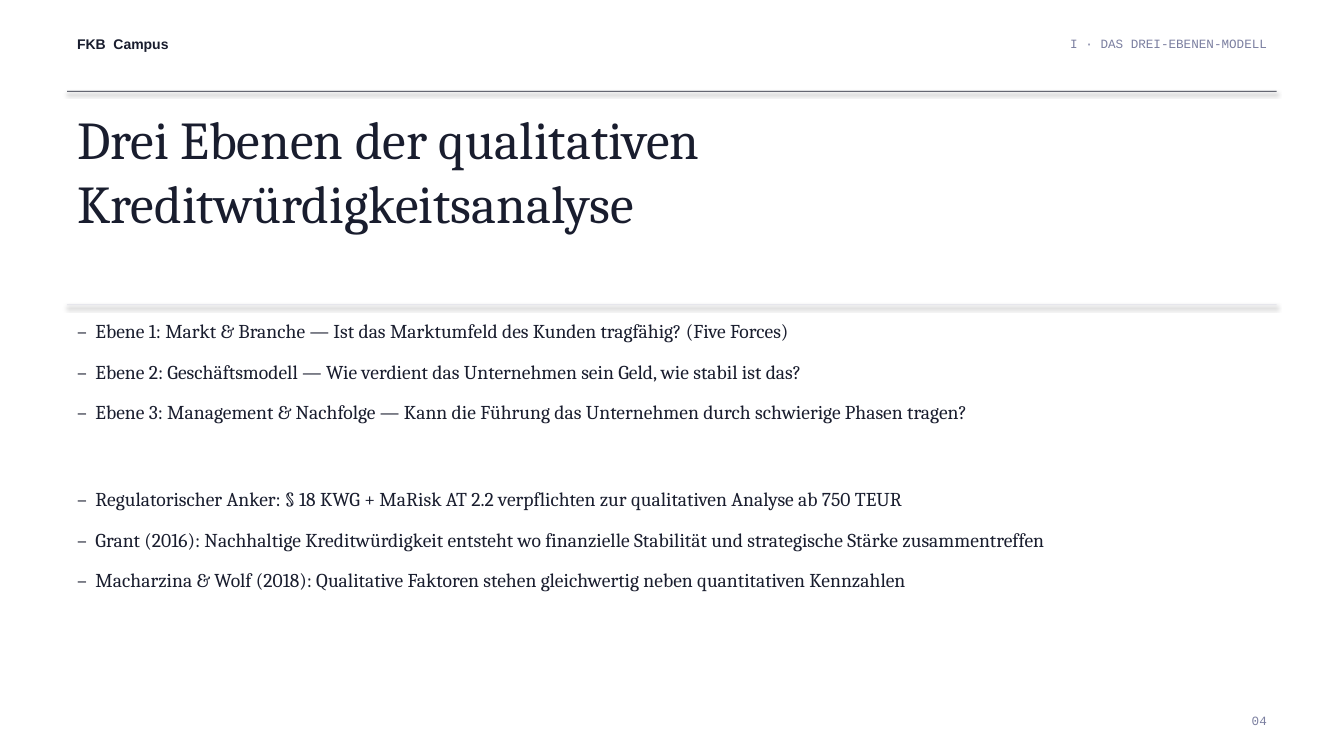
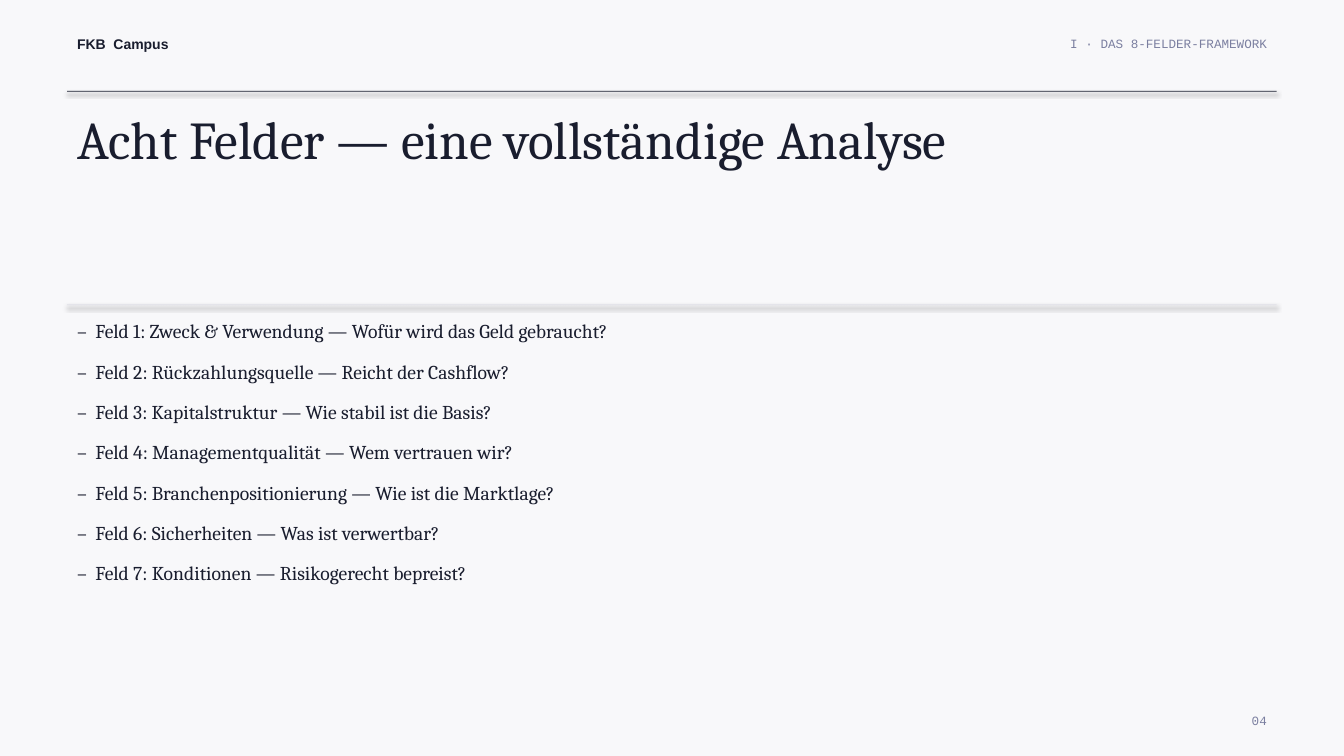
Before and after one commit to ck5rqc47pr-byte/firmenkundenakademie-online, a slide deck: slide 4 of public/downloads/praesentation/M22.pptx. Drawn at 1344x756 pixels with LibreOffice and Linux fonts; fonts in the diff are those of the drawing. Boxes give left, top, right and bottom in pixels: in the first picture for what was removed or moved away, otherwise in the second. Text is boxed around its words. In the diff, an @@ line names an element or a change of style, - is before the commit and + after.

```diff
--- a/public/downloads/praesentation/M22.pptx
+++ b/public/downloads/praesentation/M22.pptx
@@ background #FFFFFF to #F8F8FA @@
@@ text at box(1070, 39, 1267, 48): text changed @@
-I · DAS DREI-EBENEN-MODELL
+I · DAS 8-FELDER-FRAMEWORK
@@ text at box(77, 122, 946, 171): text changed @@
-Drei Ebenen der qualitativen Kreditwürdigkeitsanalyse
+Acht Felder — eine vollständige Analyse
@@ text at box(95, 324, 608, 585): text changed @@
-– Ebene 1: Markt & Branche — Ist das Marktumfeld des Kunden tragfähig? (Five Forces)
-– Ebene 2: Geschäftsmodell — Wie verdient das Unternehmen sein Geld, wie stabil ist das?
-– Ebene 3: Management & Nachfolge — Kann die Führung das Unternehmen durch schwierige Phasen tragen?
-– Regulatorischer Anker: § 18 KWG + MaRisk AT 2.2 verpflichten zur qualitativen Analyse ab 750 TEUR
-– Grant (2016): Nachhaltige Kreditwürdigkeit entsteht wo finanzielle Stabilität und strategische Stärke zusammentreffen
-– Macharzina & Wolf (2018): Qualitative Faktoren stehen gleichwertig neben quantitativen Kennzahlen
+– Feld 1: Zweck & Verwendung — Wofür wird das Geld gebraucht?
+– Feld 2: Rückzahlungsquelle — Reicht der Cashflow?
+– Feld 3: Kapitalstruktur — Wie stabil ist die Basis?
+– Feld 4: Managementqualität — Wem vertrauen wir?
+– Feld 5: Branchenpositionierung — Wie ist die Marktlage?
+– Feld 6: Sicherheiten — Was ist verwertbar?
+– Feld 7: Konditionen — Risikogerecht bepreist?
```
Also in this commit, not shown: 8 other slides changed, 3 slides added, 3 slides removed.
